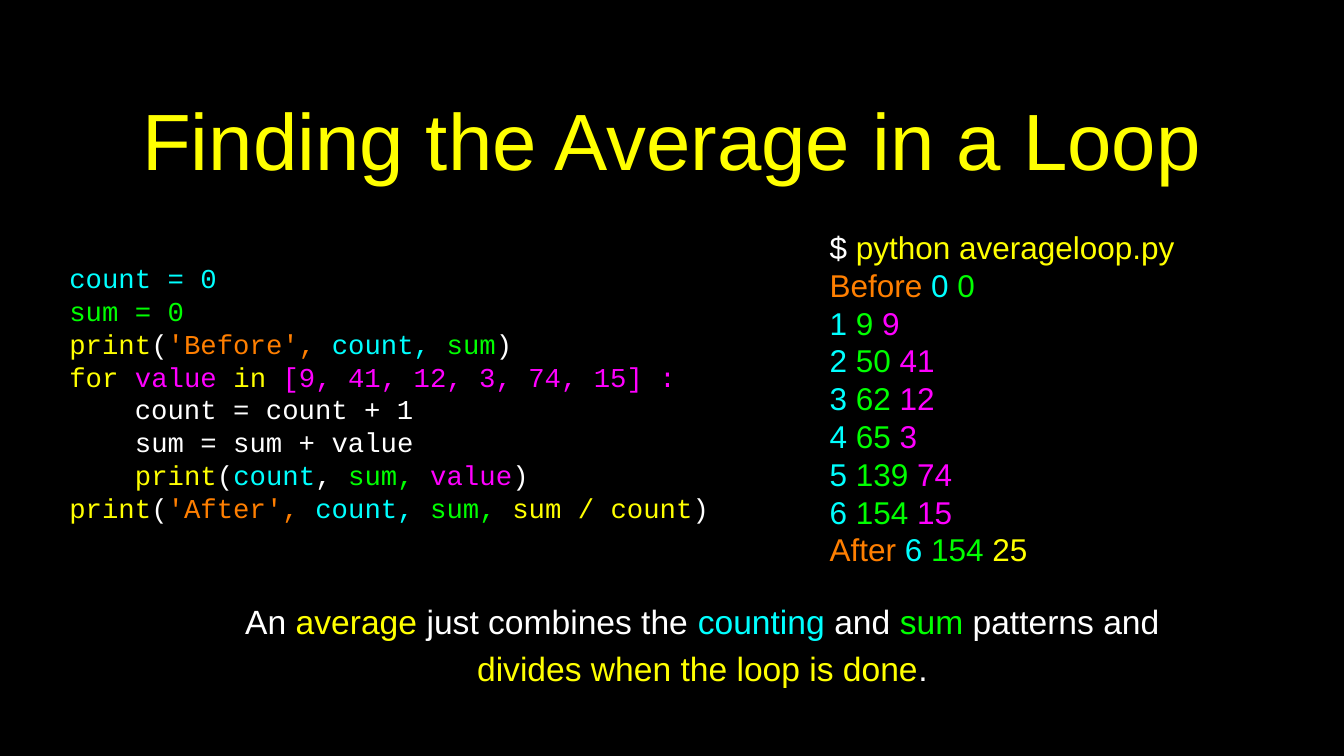
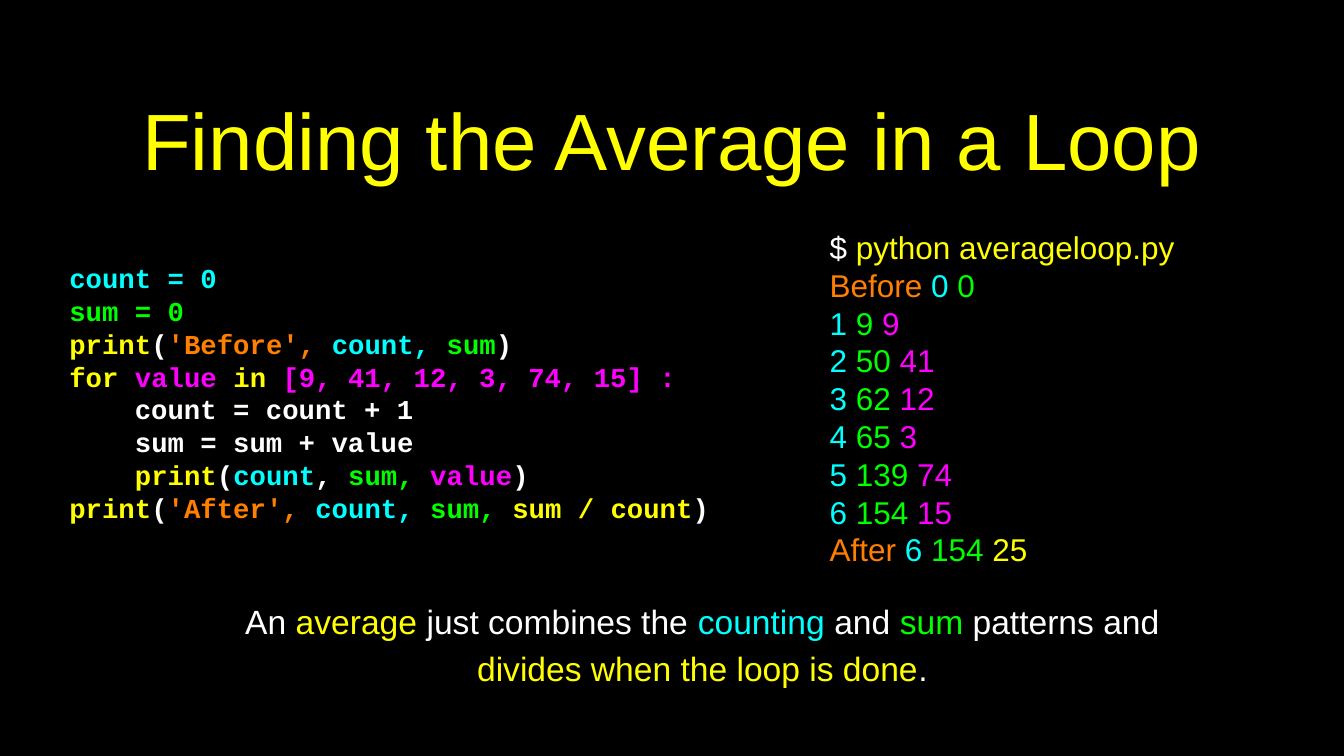
Before and after one commit to csev/py4e, a slide deck: slide 44 of lectures3/Pythonlearn-05-Iterations.pptx (slide 43 before the commit). Drawn at 1344x756 pixels with LibreOffice and Linux fonts; fonts in the diff are those of the drawing. Boxes give left, top, right and bottom in pixels: in the first picture for what was removed or moved away, otherwise in the second. Text is boxed around its words. In the diff, an @@ line names an element or a change of style, - is before the commit and + after.

```diff
--- a/lectures3/Pythonlearn-05-Iterations.pptx
+++ b/lectures3/Pythonlearn-05-Iterations.pptx
@@ text "count = 0" at <box>69,269,710,524</box>: bold on @@
```
Also in this commit, not shown: 27 other slides changed, 2 slides added, 1 slide removed.
